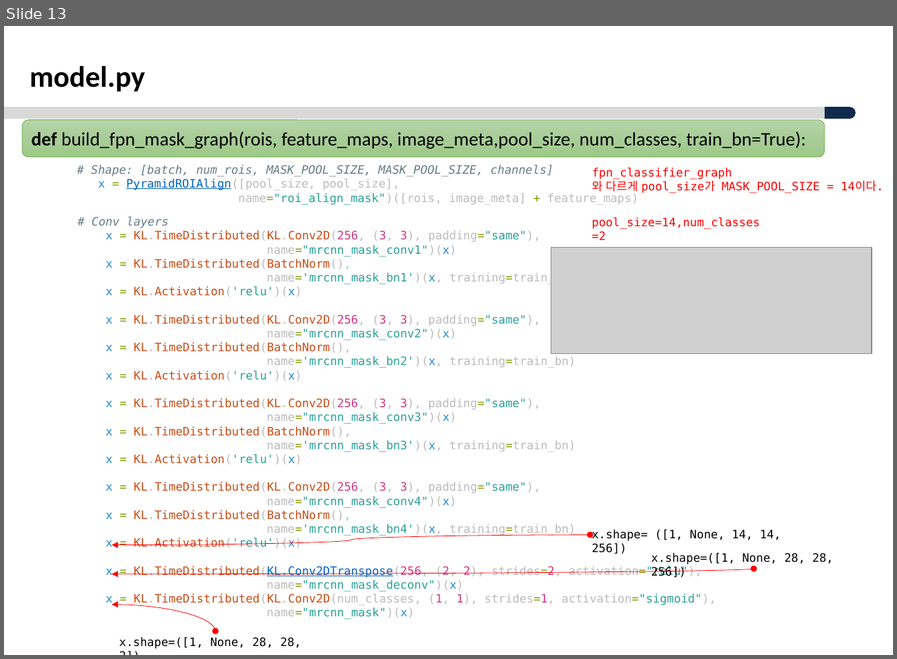
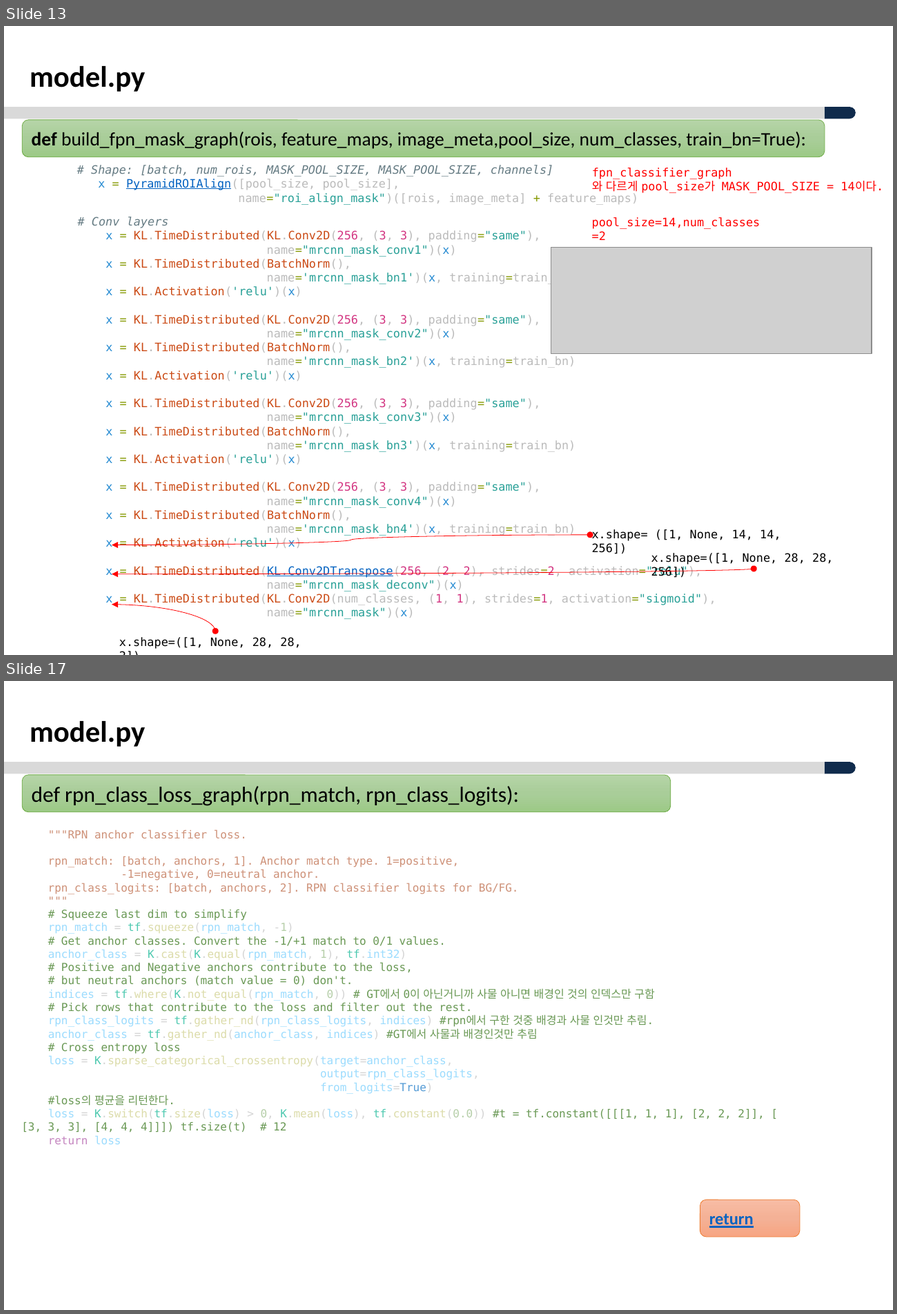
Before and after one commit to ksyoon70/Mask-RCNN-TF2, a slide deck: Masked-RCNN_분석_V1.0.pptx. Shown one above the other, each under a label of ours: slide 13 before the commit, slides 13 and 17 after it; the slides between them are not shown. The pictures are 897x659 and 897x1314 pixels, drawn with LibreOffice and Linux fonts; fonts in the diff are those of the drawing; grey boxes stand for pictures; background and template pictures are left out. Boxes give left, top, right and bottom in pixels: in the first picture for what was removed or moved away, otherwise in the second. Text is boxed around its words. In the diff, an @@ line names an element or a change of style, - is before the commit and + after.

Commit message:
수정 [M0301]
 - loss 함수 추가

```diff
--- a/Masked-RCNN_분석_V1.0.pptx
+++ b/Masked-RCNN_분석_V1.0.pptx
@@ slide 17 added at bbox=[4, 681, 893, 1310], background #FFFFFF; not listed: 2 template elements that a slide beside it also shows @@
@@ text added at bbox=[30, 721, 145, 747], 28 pt, text #000000, bold @@
+model.py
@@ rounded rectangle added at bbox=[22, 775, 671, 812], fill gradient #B5D5A7 to #AACE9A to #9CC987, outline #70AD47 0.5 pt, 20.5 pt, text #000000 @@
+def rpn_class_loss_graph(rpn_match, rpn_class_logits):
@@ text added at bbox=[21, 829, 764, 1144], 10.5 pt, text #6A9955 @@
+"""RPN anchor classifier loss.
+rpn_match: [batch, anchors, 1]. Anchor match type. 1=positive,
+-1=negative, 0=neutral anchor.
+rpn_class_logits: [batch, anchors, 2]. RPN classifier logits for BG/FG.
+"""
+# Squeeze last dim to simplify
+rpn_match = tf.squeeze(rpn_match, -1)
+# Get anchor classes. Convert the -1/+1 match to 0/1 values.
+anchor_class = K.cast(K.equal(rpn_match, 1), tf.int32)
+# Positive and Negative anchors contribute to the loss,
+# but neutral anchors (match value = 0) don't.
+indices = tf.where(K.not_equal(rpn_match, 0)) # GT에서 0이 아닌거니까 사물 아니면 배경인 것의 인덱스만 구함
+# Pick rows that contribute to the loss and filter out the rest.
+rpn_class_logits = tf.gather_nd(rpn_class_logits, indices) #rpn에서 구한 것중 배경과 사물 인것만 추림.
+anchor_class = tf.gather_nd(anchor_class, indices) #GT에서 사물과 배경인것만 추림
+# Cross entropy loss
+loss = K.sparse_categorical_crossentropy(target=anchor_class,
+output=rpn_class_logits,
+from_logits=True)
+#loss의 평균을 리턴한다.
+loss = K.switch(tf.size(loss) > 0, K.mean(loss), tf.constant(0.0)) #t = tf.constant([[[1, 1, 1], [2, 2, 2]], [[3, 3, 3], [4, 4, 4]]]) tf.size(t) # 12
+return loss
@@ rounded rectangle added at bbox=[700, 1199, 799, 1236], fill gradient #F7BDA5 to #F5B196 to #F8A582, outline #ED7D31 0.5 pt, 16 pt, text #0563C1, bold, underline @@
+return
```
Also in this commit, not shown: 3 slides changed, 7 other slides added, 1 slide removed, 2 other files.
